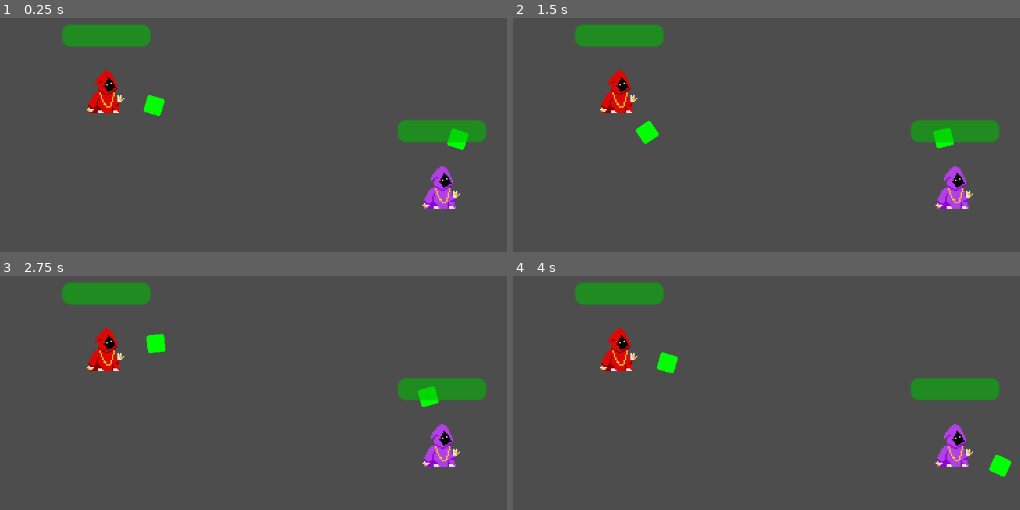
Above: before the commit, frames 1-4 (two rows, left to right).
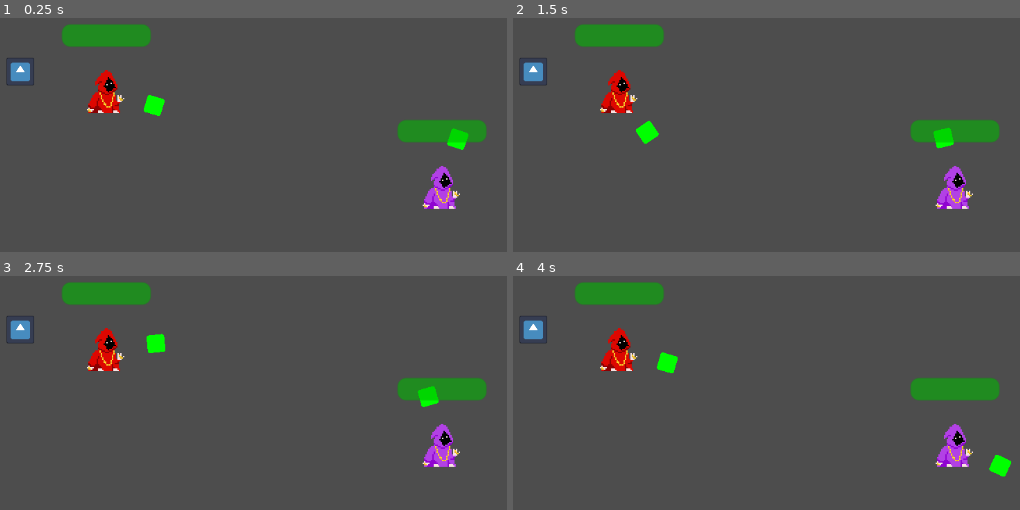
Above: after the commit, the same moments.

Repository: GianiStatie/Shamans
Game: Godot game, scene res://main.tscn
Two runs of this game, one before a commit and one after it. Both use one fixed random seed, a clock stepped at 60 frames per second and the inputs below. The engine's default icon, where the game draws it, is replaced by a stand-in: a white triangle on a blue panel in a dark square.
Inputs (mouse positions are in pixels of both pictures, inside the frame that each line leads up to):
- Up to frame 1 (0.25 s): no input
- Up to frame 2 (1.5 s): move the mouse to (1014, 135) at 0.52 s; tap Enter at 1.25 s; move the mouse to (680, 179) at 1.27 s
- Up to frame 3 (2.75 s): move the mouse to (405, 315) at 2.02 s
- Up to frame 4 (4 s): tap Space at 2.75 s; move the mouse to (796, 505) at 2.77 s; tap Enter at 3.5 s; move the mouse to (outside the picture) at 3.52 s

The runs differ from the first frame. In frame 1, 0.4% of the frame differs, in the area x 1-7%, y 17-29%; in frame 2, 0.4%; in frame 3, 0.4%; in frame 4, 0.4%.

Commit message:
add explosion knockback

Diff:
--- a/main.tscn
+++ b/main.tscn
@@ -1,17 +1,49 @@
 [gd_scene format=3 uid="uid://0nhddwi44so4"]
 
 [ext_resource type="PackedScene" uid="uid://bfl3i068uxjtu" path="res://scenes/player/player.tscn" id="1_ig7tw"]
+[ext_resource type="Shader" uid="uid://b3eedso637lpg" path="res://assets/shaders/player_palette.gdshader" id="2_h2yge"]
+[ext_resource type="Texture2D" uid="uid://bvhcuowxrh0te" path="res://icon.svg" id="3_1bvp3"]
+
+[sub_resource type="ShaderMaterial" id="ShaderMaterial_lquwl"]
+resource_local_to_scene = true
+shader = ExtResource("2_h2yge")
+shader_parameter/from_colors = PackedColorArray(0.9843137, 0.23921569, 0.21176471, 1, 0.7607843, 0.19607843, 0.1764706, 1, 0.2, 0.09411765, 0.09019608, 1, 0, 0, 0, 0, 0, 0, 0, 0)
+shader_parameter/to_colors = PackedColorArray(0.8784314, 0.011764706, 0.003921569, 1, 0.54509807, 0, 0.007843138, 1, 0.003921569, 0.003921569, 0.003921569, 1, 0, 0, 0, 0, 0, 0, 0, 0)
+shader_parameter/tolerance = 0.01
+
+[sub_resource type="ShaderMaterial" id="ShaderMaterial_7mycd"]
+resource_local_to_scene = true
+shader = ExtResource("2_h2yge")
+shader_parameter/from_colors = PackedColorArray(0.9843137, 0.23921569, 0.21176471, 1, 0.7607843, 0.19607843, 0.1764706, 1, 0.2, 0.09411765, 0.09019608, 1, 0, 0, 0, 0, 0, 0, 0, 0)
+shader_parameter/to_colors = PackedColorArray(0.8784314, 0.011764706, 0.003921569, 1, 0.54509807, 0, 0.007843138, 1, 0.003921569, 0.003921569, 0.003921569, 1, 0, 0, 0, 0, 0, 0, 0, 0)
+shader_parameter/tolerance = 0.01
+
+[sub_resource type="RectangleShape2D" id="RectangleShape2D_272bh"]
 
 [node name="Main" type="Node2D" unique_id=226985260]
 y_sort_enabled = true
 
 [node name="Player" parent="." unique_id=1304335232 instance=ExtResource("1_ig7tw")]
+material = SubResource("ShaderMaterial_lquwl")
 position = Vector2(171, 60)
 
 [node name="Player2" parent="." unique_id=783978056 instance=ExtResource("1_ig7tw")]
+material = SubResource("ShaderMaterial_7mycd")
 position = Vector2(413, 129)
 PLAYER_CONTROLLER = 1
 
 [node name="Camera2D" type="Camera2D" parent="." unique_id=1636683370]
 position = Vector2(329, 108)
 zoom = Vector2(2, 2)
+
+[node name="StaticBody2D" type="RigidBody2D" parent="." unique_id=1924074038]
+position = Vector2(109, 46)
+collision_mask = 17
+gravity_scale = 0.0
+
+[node name="CollisionShape2D" type="CollisionShape2D" parent="StaticBody2D" unique_id=1015066565]
+shape = SubResource("RectangleShape2D_272bh")
+
+[node name="Sprite2D" type="Sprite2D" parent="StaticBody2D" unique_id=858771716]
+scale = Vector2(0.16, 0.16)
+texture = ExtResource("3_1bvp3")
--- a/scenes/effects/explosion_effect.gd
+++ b/scenes/effects/explosion_effect.gd
@@ -1,5 +1,7 @@
-extends AnimatedSprite2D
+extends Area2D
+
+@export var KNOCKBACK: float = 100.0
 
 
-func _on_animation_finished() -> void:
+func _on_explosion_effect_animation_finished() -> void:
 	queue_free()
--- a/scenes/effects/explosion_effect.tscn
+++ b/scenes/effects/explosion_effect.tscn
@@ -2,6 +2,9 @@
 
 [ext_resource type="Texture2D" uid="uid://dam7sku3walwx" path="res://assets/effects/fireballHit.webp" id="1_5ssc0"]
 [ext_resource type="Script" uid="uid://bw8r43umacsxd" path="res://scenes/effects/explosion_effect.gd" id="2_ss4gf"]
+
+[sub_resource type="CircleShape2D" id="CircleShape2D_ss4gf"]
+radius = 30.0
 
 [sub_resource type="AtlasTexture" id="AtlasTexture_k6p1u"]
 atlas = ExtResource("1_5ssc0")
@@ -46,11 +49,18 @@
 "speed": 10.0
 }]
 
-[node name="ExplosionEffect" type="AnimatedSprite2D" unique_id=174993004]
+[node name="Area2D" type="Area2D" unique_id=1538342731 groups=["Explosion"]]
+collision_layer = 16
+collision_mask = 0
+script = ExtResource("2_ss4gf")
+
+[node name="CollisionShape2D" type="CollisionShape2D" parent="." unique_id=770100362]
+shape = SubResource("CircleShape2D_ss4gf")
+
+[node name="ExplosionEffect" type="AnimatedSprite2D" parent="." unique_id=174993004]
 sprite_frames = SubResource("SpriteFrames_igp07")
 autoplay = "default"
 frame = 2
 frame_progress = 0.107462235
-script = ExtResource("2_ss4gf")
 
-[connection signal="animation_finished" from="." to="." method="_on_animation_finished"]
+[connection signal="animation_finished" from="ExplosionEffect" to="." method="_on_explosion_effect_animation_finished"]
--- a/scenes/player/player.gd
+++ b/scenes/player/player.gd
@@ -90,7 +90,8 @@
 
 
 func _on_hurtbox_area_entered(area: Area2D) -> void:
-	if area.is_in_group("Spell"):
+	if area.is_in_group("Spell") or area.is_in_group("Explosion"):
+
 		var impact_direction = area.global_position.direction_to(self.global_position)
 		velocity += impact_direction * area.KNOCKBACK
 		state_machine.transition_to("Hit")
--- a/scenes/spells/fireball.gd
+++ b/scenes/spells/fireball.gd
@@ -2,7 +2,7 @@
 extends Area2D
 
 @export var MAX_SPEED: float = 300.0
-@export var KNOCKBACK: float = 100.0
+@export var KNOCKBACK: float = 0.0
 @export var veocity_curve: Curve
 
 @onready var timer: Timer = $Timer
@@ -12,7 +12,6 @@
 var direction := Vector2.ZERO
 
 func cast(cast_global_position: Vector2, cast_direction: Vector2, cast_rotation: float) -> void:
-	self.global_position = cast_global_position
 	self.direction = cast_direction
 	self.rotation = cast_rotation
 
@@ -27,6 +26,7 @@
 
 
 func _on_timer_timeout() -> void:
+	Utils.instantiate_object_in_scene(explosion_effect, global_position)
 	queue_free()
 
 
--- a/scenes/spells/fireball.tscn
+++ b/scenes/spells/fireball.tscn
@@ -52,7 +52,7 @@
 colors = PackedColorArray(0.85490197, 0.30980393, 0.14509805, 1, 0.98039216, 0.90588236, 0.6431373, 1)
 
 [node name="Fireball" type="Area2D" unique_id=1366827963 groups=["Spell"]]
-collision_layer = 16
+collision_layer = 0
 collision_mask = 15
 script = ExtResource("1_olwj8")
 veocity_curve = SubResource("Curve_vaqcd")
--- a/scripts/Utils.gd
+++ b/scripts/Utils.gd
@@ -4,6 +4,6 @@
 func instantiate_object_in_scene(scene: PackedScene, global_position: Vector2) -> Object:
 	var root_scene := get_tree().current_scene
 	var object = scene.instantiate()
-	root_scene.add_child(object)
+	root_scene.call_deferred("add_child", object)
 	object.global_position = global_position
 	return object
Not shown, changed: README.md.txt
